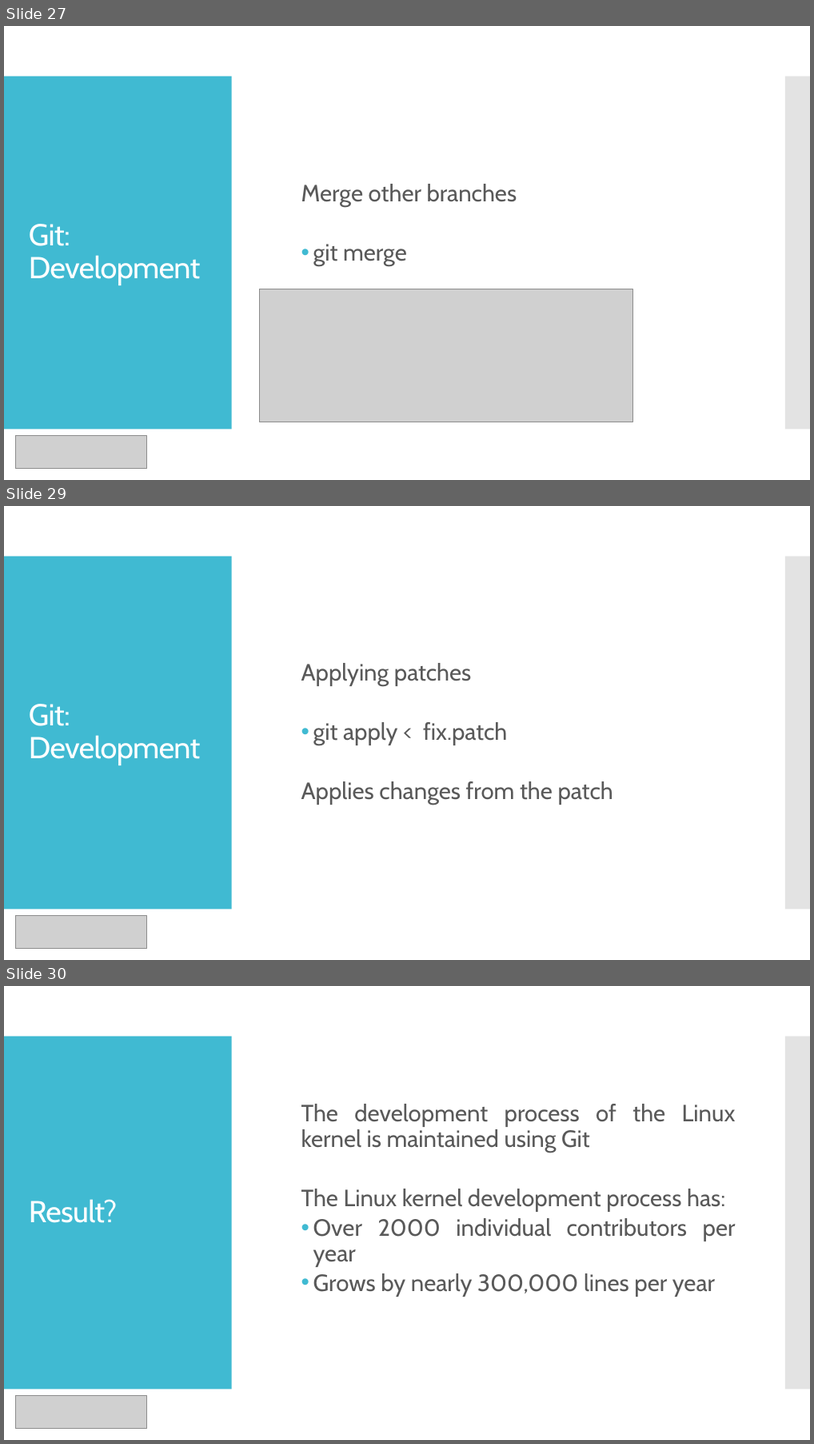
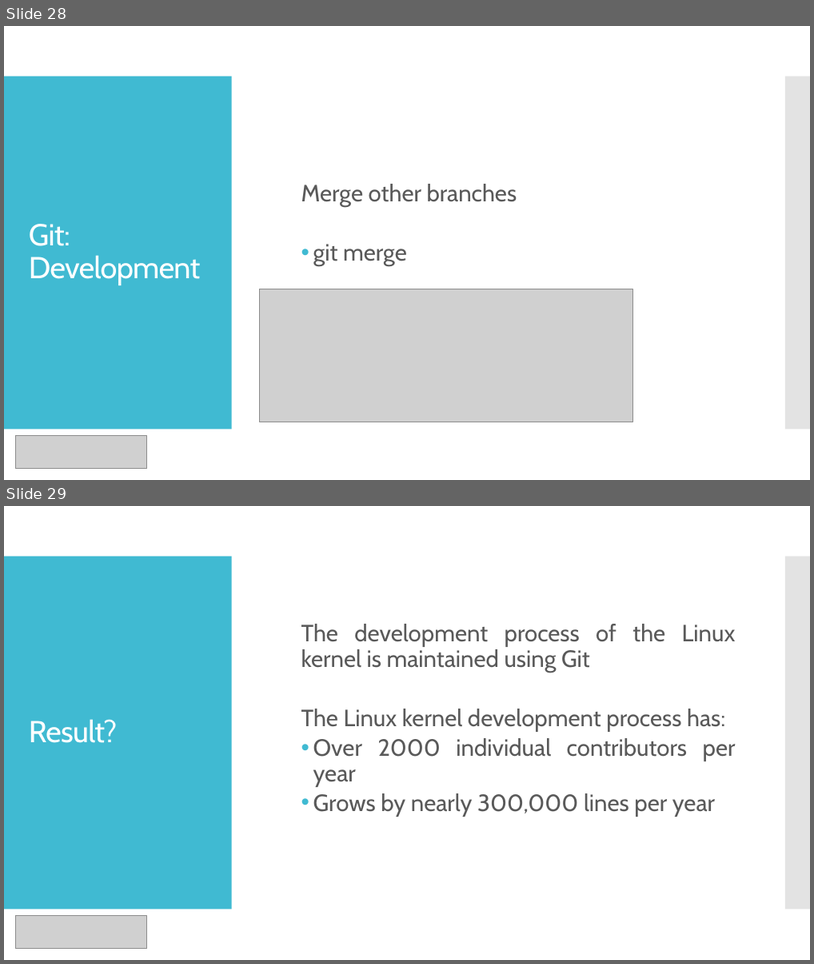
Before and after one commit to shashwatx/git_101, a slide deck: presentation.pptx. Shown one above the other, each under a label of ours: slides 27, 29 and 30 before the commit, slides 28 and 29 after it; the slides between them are not shown. The pictures are 814x1444 and 814x964 pixels, drawn with LibreOffice and Linux fonts; fonts in the diff are those of the drawing; grey boxes stand for pictures. Boxes give left, top, right and bottom in pixels: in the first picture for what was removed or moved away, otherwise in the second. Text is boxed around its words. In the diff, an @@ line names an element or a change of style, - is before the commit and + after.

```diff
--- a/presentation.pptx
+++ b/presentation.pptx
@@ slide 29 removed at box(4, 506, 810, 960), background #FFFFFF; not listed: 2 template elements that a slide beside it also shows @@
@@ text removed at box(302, 663, 614, 804) @@
-  Applying patches
-  • git apply < fix.patch
-  Applies changes from the patch
@@ title removed at box(29, 704, 200, 765) @@
-Git: Development
@@ picture removed at box(15, 915, 146, 948) @@
@@ what was slide 27 is now slide 28 @@
@@ what was slide 30 is now slide 29 @@
```
Also in this commit, not shown: 10 slides changed, 2 other files.
